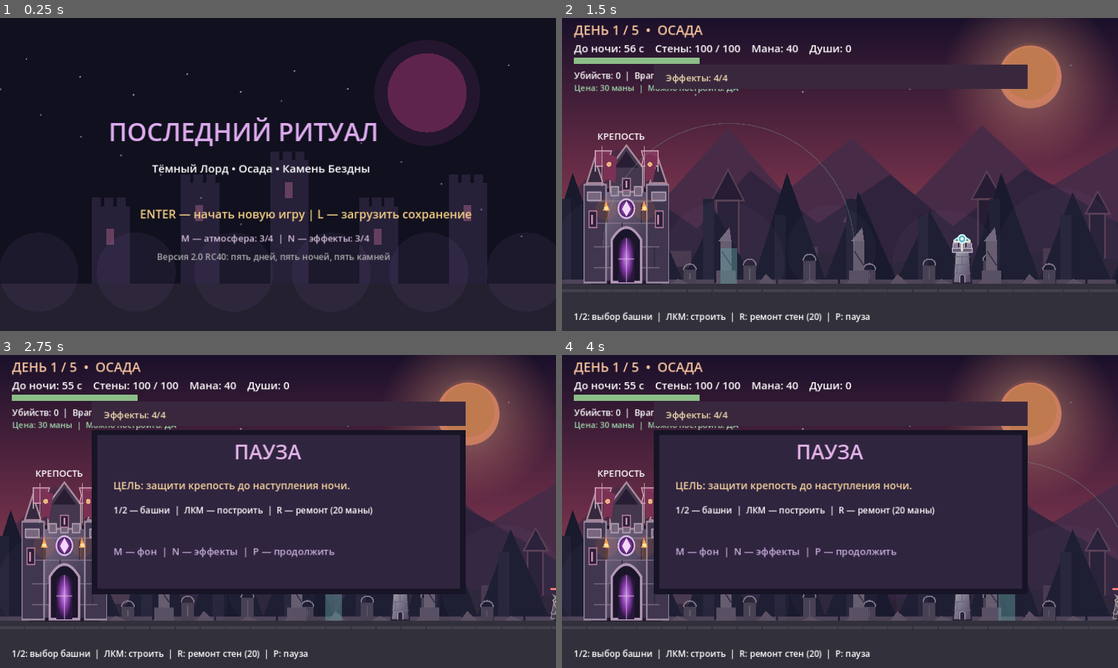
Above: before the commit, frames 1-4 (two rows, left to right).
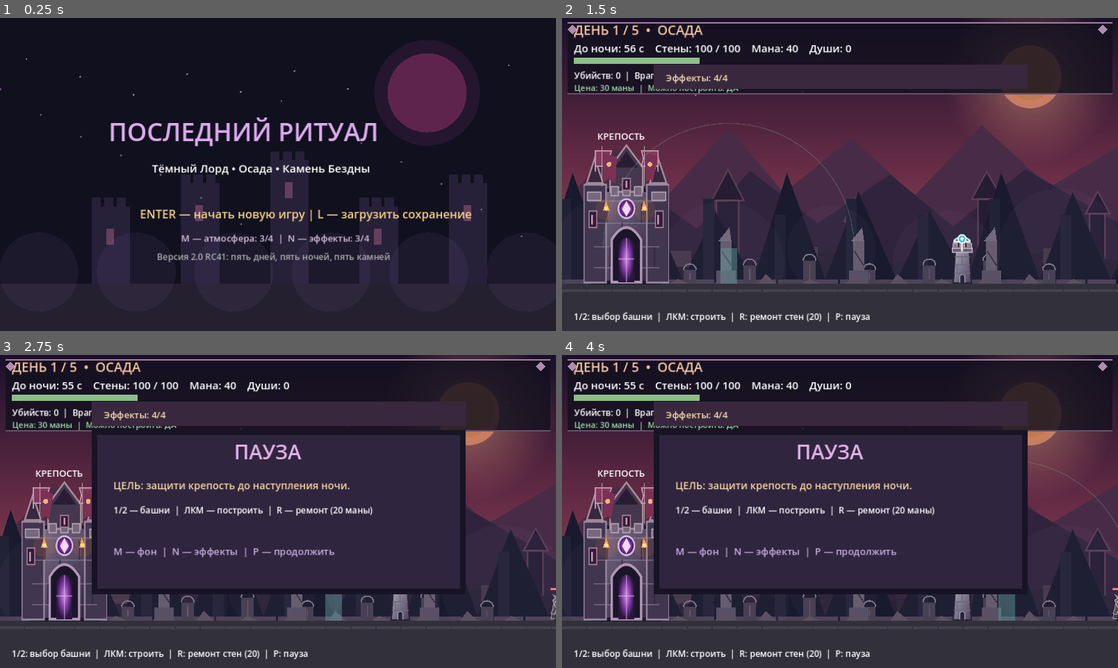
Above: after the commit, the same moments.

Repository: DoctorStrangeSH/Last-Ritual
Game: Godot game, scene res://scenes/main.tscn
Same seed, same stepped clock (60 frames per second), same inputs: the game is played once before the commit and once after it.
Inputs (mouse positions are in pixels of both pictures, inside the frame that each line leads up to):
- Up to frame 1 (0.25 s): no input
- Up to frame 2 (1.5 s): tap Enter (ui_accept) at 0.5, 0.77 s; move the mouse to (962, 158) at 0.52 s; hold Right (ui_right) 0.53-1.28 s; tap M at 0.6 s; click (962, 158) at 0.67 s; move the mouse to (728, 190) at 1.27 s; hold Left (ui_left) from 1.28 s (still down); tap N at 1.35 s
- Up to frame 3 (2.75 s): tap Enter (ui_accept) at 1.52 s; move the mouse to (333, 442) at 2.02 s; release Left (ui_left) at 2.03 s; hold Right (ui_right) from 2.03 s (still down); tap P at 2.1 s
- Up to frame 4 (4 s): tap Enter (ui_accept) at 2.75, 3.02, 3.5, 3.77 s; move the mouse to (812, 574) at 2.77 s; release Right (ui_right) at 2.78 s; hold W 2.78-3.53 s; tap L at 2.85 s; click (812, 574) at 2.92 s; move the mouse to (1006, 558) at 3.52 s; hold Left (ui_left) from 3.53 s (still down); tap Keypad Enter at 3.6 s

The runs differ from the first frame. In frame 1, less than 0.1% of the frame differs, in the area x 39-41%, y 75-78%; in frame 2, 7.9%, in the area x 1-99%, y 1-25%; in frame 3, 7.6%; in frame 4, 7.6%.

Commit message:
ui: add translucent gothic HUD frames and night health bar

Diff:
--- a/scripts/main.gd
+++ b/scripts/main.gd
@@ -1,5 +1,5 @@
 extends Node2D
-## Last Ritual v2.0-rc40: crimson siege backdrop, Godot 4.2+
+## Last Ritual v2.0-rc41: gothic gameplay HUD, Godot 4.2+
 const W := 1152.0
 const H := 648.0
 const FLOOR := 550.0
@@ -834,6 +834,14 @@
         impacts.pop_front()
     impacts.append({"pos": pos, "color": color, "radius": radius, "life": 0.23})
 
+func draw_gothic_hud_panel(height: float) -> void:
+    # Semi-transparent HUD keeps detailed scenery visible while improving legibility.
+    box(Rect2(12.0, 9.0, W - 24.0, height), Color(0.075, 0.065, 0.12, 0.82))
+    box(Rect2(12.0, 9.0, W - 24.0, 3.0), Color("a97d9d"))
+    box(Rect2(12.0, 9.0 + height - 3.0, W - 24.0, 3.0), Color("66516d"))
+    for corner in [22.0, W - 32.0]:
+        draw_colored_polygon(PackedVector2Array([Vector2(corner, 14.0), Vector2(corner + 10.0, 24.0), Vector2(corner, 34.0), Vector2(corner - 10.0, 24.0)]), Color("ae8cae"))
+
 func label(t: String, x: float, y: float, size: int = 20, color: Color = Color.WHITE) -> void:
     draw_string(font, Vector2(x, y), t, HORIZONTAL_ALIGNMENT_LEFT, -1, size, color)
 
@@ -897,7 +905,7 @@
         label("Тёмный Лорд • Осада • Камень Бездны", 315, 320, 23)
         label("ENTER — начать новую игру | L — загрузить сохранение", 290, 415, 24, Color("f5cf84"))
         label("M — атмосфера: %d/4  |  N — эффекты: %d/4" % [music_volume, effects_volume], 375, 463, 19, Color("d5bfda"))
-        label("Версия 2.0 RC40: пять дней, пять ночей, пять камней", 325, 501, 18, Color("aaaaaa"))
+        label("Версия 2.0 RC41: пять дней, пять ночей, пять камней", 325, 501, 18, Color("aaaaaa"))
         return
     if phase == "win" or phase == "lose":
         if phase == "win":
@@ -1042,6 +1050,7 @@
                 var range_radius := 260.0 if selected_build == "bone" else 375.0
                 draw_arc(Vector2(cursor_x, FLOOR - 72), range_radius, PI, TAU, 28, Color("72aa9a", 0.28), 2.0)
                 box(Rect2(cursor_x - 17.0, FLOOR - 74.0, 34, 74), Color("619d9c", 0.46) if selected_build == "bone" else Color("ba7954", 0.46))
+            draw_gothic_hud_panel(150.0)
             label("ФИНАЛЬНЫЙ ШТУРМ — %d с" % ceili(maxf(0.0, final_timer)) if phase == "final_siege" else "ДЕНЬ %d / 5  •  ОСАДА" % current_day, 25, 35, 27, Color("f8c59e"))
             var siege_status := "Ритуал: %02d с" % ceili(maxf(final_timer, 0.0)) if phase == "final_siege" else "До ночи: %02d с" % ceili(maxf(time_left, 0.0))
             label("%s    Стены: %d / 100    Мана: %d    Души: %d" % [siege_status, maxi(0, ceili(wall_hp)), mana, souls], 25, 71, 22)
@@ -1213,7 +1222,10 @@
             draw_dark_lord(player)
             if swing_timer > 0.0:
                 box(Rect2(player.x + (17.0 if facing > 0 else -75.0), player.y - 17.0, 58.0, 10.0), Color("d6a2e9"))
+            draw_gothic_hud_panel(181.0)
             label("НОЧЬ %d / 5  •  %s" % [current_day, "КАТАКОМБЫ" if current_day == 1 else ("ПРОКЛЯТАЯ УСЫПАЛЬНИЦА" if current_day == 2 else ("СОБОР СВЕТА" if current_day == 3 else ("КРОВАВЫЕ ШАХТЫ" if current_day == 4 else "ГРОБНИЦА ПЕРВОГО КОРОЛЯ")))], 25, 35, 27, Color("b9afea"))
+            box(Rect2(24, 78, 260, 9), Color("413345"))
+            box(Rect2(24, 78, 260.0 * clampf(player_hp / 100.0, 0.0, 1.0), 9), Color("dc6e83") if player_hp <= 25.0 else Color("b37fd2"))
             label("Здоровье: %d    Мана: %d    Души: %d    Камень: %s" % [maxi(0, ceili(player_hp)), mana, souls, "ДА" if stone_taken else "НЕТ"], 25, 71, 22)
             var trap_warning := "ШИПЫ АКТИВНЫ — уйди с опасного участка!" if spike_phase >= 2.1 else ("Шипы скоро активируются!" if spike_phase >= 1.4 else "Шипы сейчас безопасны")
             label(trap_warning, 25, 106, 18, Color("f38c95") if spike_phase >= 2.1 else (Color("f1c780") if spike_phase >= 1.4 else Color("9fd7bd")))
